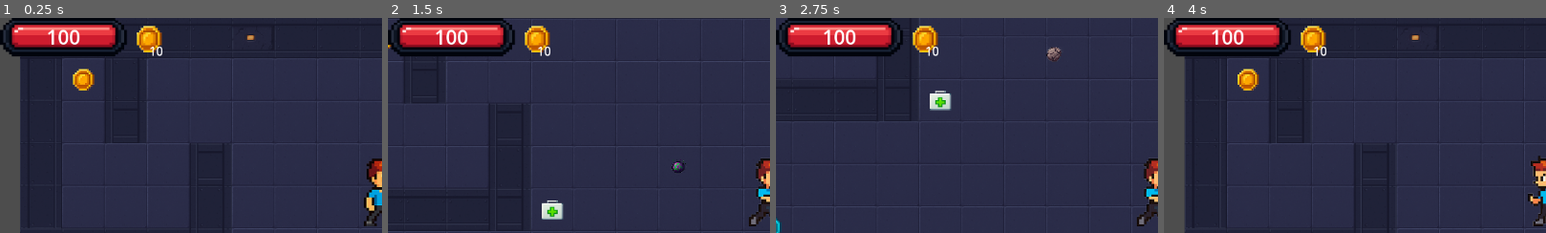
Above: before the commit, frames 1-4 (left to right).
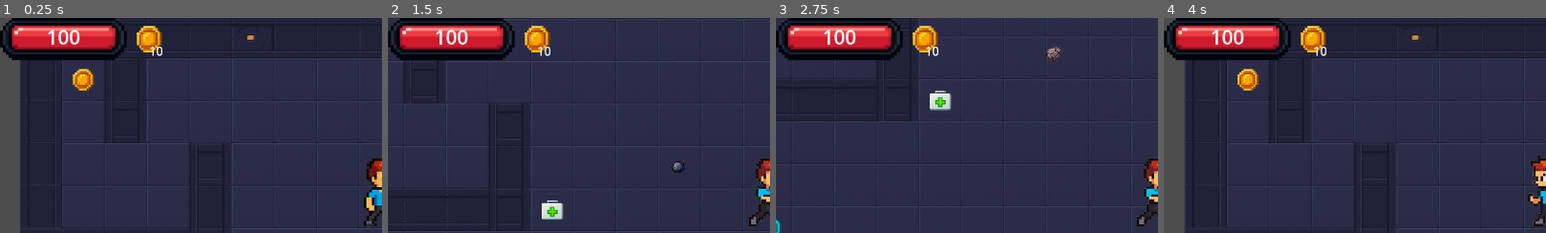
Above: after the commit, the same moments.

Repository: Magamid-Inc/Arcade-Game-Project
Game: Godot game, scene res://scenes/game.tscn
Same seed, same stepped clock (60 frames per second), same inputs: the game is played once before the commit and once after it.
Inputs:
- Up to frame 1 (0.25 s): no input
- Up to frame 2 (1.5 s): tap Enter at 0.5 s; hold D (move_right) 0.53-1.28 s; tap 1 (press_num_1) at 0.6 s; tap 2 (press_num_2) at 0.8, 1.35 s; hold S (move_down) from 1.28 s (still down)
- Up to frame 3 (2.75 s): tap 3 (press_num_3) at 1.55, 2.1 s; release S (move_down) at 2.03 s; hold D (move_right) from 2.03 s (still down); tap 4 (press_num_4) at 2.3 s
- Up to frame 4 (4 s): release D (move_right) at 2.78 s; hold W (move_up) 2.78-3.53 s; tap 4 (press_num_4) at 2.85 s; tap 1 (press_num_1) at 3.05, 3.6 s; hold A (move_left) from 3.53 s (still down); tap 2 (press_num_2) at 3.8 s
The pictures show only the part of the screen within x 0-50%, y 0-50%; the shares and areas given below are measured in that part.

The runs differ from the first frame. In frame 1, 2.4% of the frame differs, in the area x 0-34%, y 1-20%; in frame 2, 2.4%; in frame 3, 2.4%; in frame 4, 2.4%.

Commit message:
make dinamic health bar

Diff:
--- a/scenes/game.tscn
+++ b/scenes/game.tscn
@@ -13,9 +13,11 @@
 [ext_resource type="PackedScene" uid="uid://dhjye6seei1yx" path="res://scenes/meteorite_2.tscn" id="10_kvpfn"]
 [ext_resource type="Script" uid="uid://b8nykpkq7cwwe" path="res://scripts/inventory.gd" id="11_ca42v"]
 [ext_resource type="PackedScene" uid="uid://du2fxar8rad4s" path="res://scenes/inventory_slot.tscn" id="11_dinhu"]
-[ext_resource type="Texture2D" uid="uid://dtsa457nrj0fl" path="res://assets/interface/bar 100 hp.png" id="12_dinhu"]
 [ext_resource type="Script" uid="uid://ci384mq3mltxg" path="res://scripts/player_money_ui.gd" id="13_ir15t"]
 [ext_resource type="Texture2D" uid="uid://bktu7s67tl8eo" path="res://assets/loot/coin.png" id="13_trtic"]
+[ext_resource type="Texture2D" uid="uid://bnkx40o50yucj" path="res://assets/interface/bg bar hp.png" id="14_ssvqc"]
+[ext_resource type="Texture2D" uid="uid://bf4fmx75n6hfd" path="res://assets/interface/progress bar hp 2nd layer.png" id="16_264po"]
+[ext_resource type="Texture2D" uid="uid://bjaop7l8aqueu" path="res://assets/interface/progress bar hp.png" id="16_ssvqc"]
 
 [sub_resource type="TileSetAtlasSource" id="TileSetAtlasSource_dinhu"]
 texture = ExtResource("5_gee14")
@@ -254,11 +256,25 @@
 layout_mode = 2
 
 [node name="HealthBar" type="CanvasGroup" parent="Interface"]
-
-[node name="Bar100Hp" type="Sprite2D" parent="Interface/HealthBar"]
-position = Vector2(96.00001, 29)
-scale = Vector2(0.7299845, 0.7299846)
-texture = ExtResource("12_dinhu")
+script = ExtResource("2_lnu2h")
+
+[node name="HealthProgressBarBack" type="TextureProgressBar" parent="Interface/HealthBar"]
+offset_right = 262.0
+offset_bottom = 79.0
+scale = Vector2(0.9949715, 0.908532)
+step = 0.1
+value = 100.0
+texture_under = ExtResource("14_ssvqc")
+texture_progress = ExtResource("16_264po")
+texture_progress_offset = Vector2(18, 12)
+
+[node name="HealthProgressBar" type="TextureProgressBar" parent="Interface/HealthBar"]
+offset_right = 262.0
+offset_bottom = 79.0
+scale = Vector2(0.9949715, 0.908532)
+value = 15.0
+texture_progress = ExtResource("16_ssvqc")
+texture_progress_offset = Vector2(18, 12)
 
 [node name="Label" type="Label" parent="Interface/HealthBar"]
 offset_right = 192.0
@@ -267,7 +283,6 @@
 text = "100"
 horizontal_alignment = 1
 vertical_alignment = 1
-script = ExtResource("2_lnu2h")
 
 [node name="Control" type="Control" parent="Interface"]
 layout_mode = 3
--- a/scripts/inventory.gd
+++ b/scripts/inventory.gd
@@ -67,7 +67,10 @@
 		slot = slots[index]
 
 	if slot == null or slot.item == null:
-		print("error")
+		print("can't get slot or item")
+		return
+	if GameState.player_health <= 0:
+		print("Can't use item, player was died")
 		return
 
 	match slot.item:
--- a/scripts/player.gd
+++ b/scripts/player.gd
@@ -34,7 +34,7 @@
 			var tile_id = loot_tilemaplayer.get_cell_source_id(cell)
 			var atlas_coords: Vector2i = loot_tilemaplayer.get_cell_atlas_coords(cell)
 
-			if tile_id == 0:
+			if tile_id == 0 and !check_die:
 				var check_adding = true
 				match atlas_coords:
 					Vector2i(0, 0):
--- a/scripts/player_health_ui.gd
+++ b/scripts/player_health_ui.gd
@@ -1,6 +1,25 @@
-extends Label
+extends CanvasGroup
 
+@onready var label = get_node("Label")
+@onready var health_bar = get_node("HealthProgressBar")
+@onready var health_bar_second = get_node("HealthProgressBarBack")
 
 # Called every frame. 'delta' is the elapsed time since the previous frame.
 func _process(_delta: float) -> void:
-	text = str(GameState.player_health)
+	label.text = str(GameState.player_health)
+	var last_health = health_bar.value
+	health_bar.value = GameState.player_health
+	if GameState.player_health < last_health:
+		damage_over_time(GameState.player_health, 30.0)
+	elif GameState.player_health > last_health:
+		health_bar_second.value = GameState.player_health
+
+func damage_over_time(target_health: int, step_count: float = 5.0):
+	var start_health = health_bar_second.value
+	await get_tree().create_timer(0.75).timeout
+	while health_bar_second.value > target_health:
+		if abs(target_health - GameState.player_health) >= 0.5:
+			break
+		var health_step = float(start_health - target_health) / step_count
+		health_bar_second.value -= health_step
+		await get_tree().create_timer(0.25 / step_count).timeout
Binary file removed: assets/interface/bar 100 hp.png
Binary file removed: assets/interface/bar 100-25 hp.png
Binary file removed: assets/interface/bar 100-50 hp.png
Binary file removed: assets/interface/bar 50 hp.png
Not shown, removed: assets/interface/bar 50 hp.png.import
Binary file removed: assets/interface/bar 75 hp.png
Not shown, removed: assets/interface/bar 75 hp.png.import
Binary file added: assets/interface/bg bar hp.png
Not shown, changed: assets/interface/bg bar hp.png.import
Binary file added: assets/interface/progress bar hp 2nd layer.png
Not shown, changed: assets/interface/progress bar hp 2nd layer.png.import
Binary file added: assets/interface/progress bar hp.png
(and 2 more such lines)
